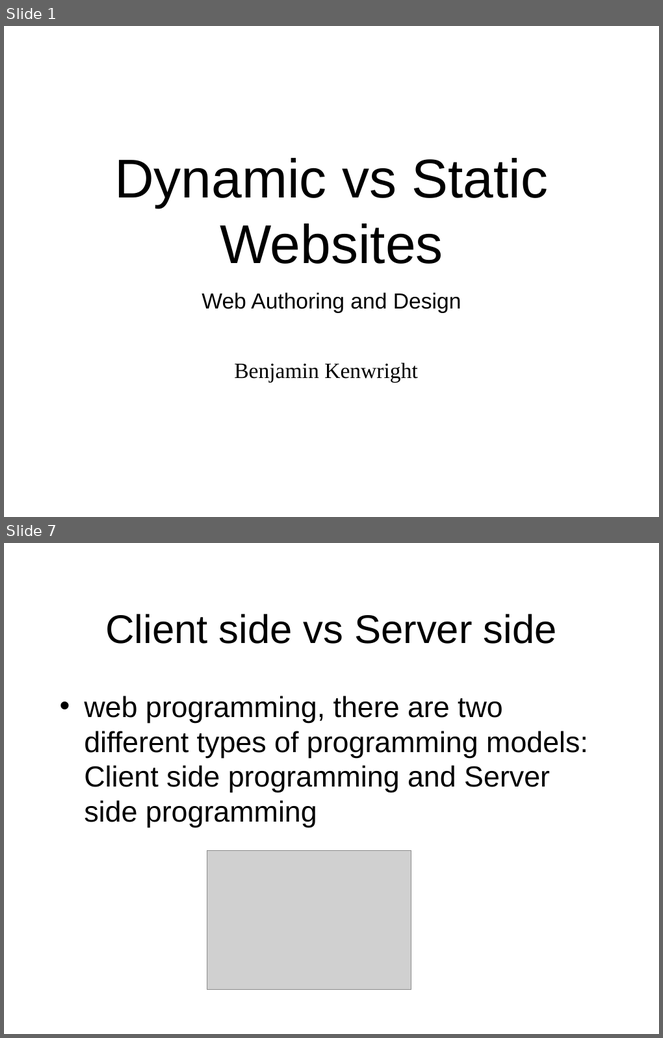
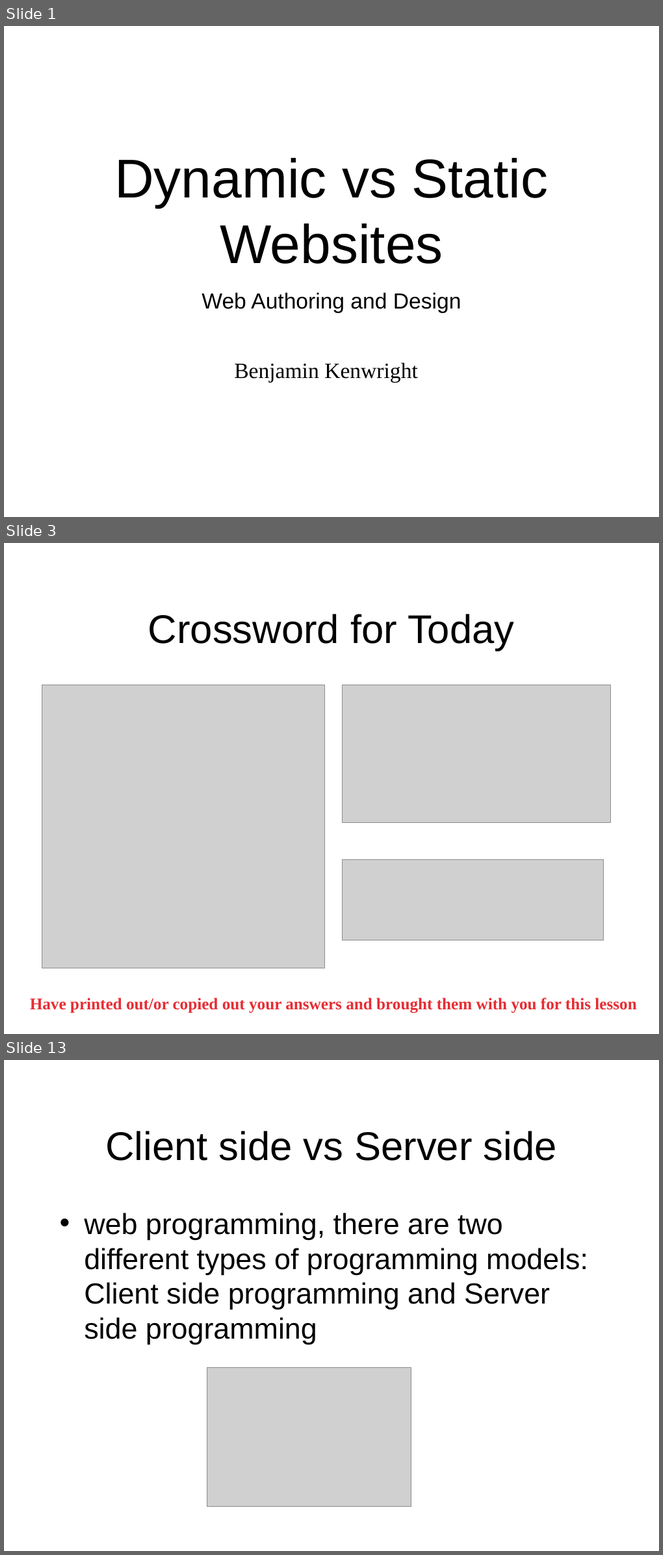
Before and after one commit to octaviordz/zjnu2017.github.io, a slide deck: WAD/lectures/080--Dynamic.vs.Static.Websites.pptx. Shown one above the other, each under a label of ours: slides 1 and 7 before the commit, slides 1, 3 and 13 after it; the slides between them are not shown. The pictures are 663x1038 and 663x1555 pixels, drawn with LibreOffice and Linux fonts; fonts in the diff are those of the drawing; grey boxes stand for pictures. Boxes give left, top, right and bottom in pixels: in the first picture for what was removed or moved away, otherwise in the second. Text is boxed around its words. In the diff, an @@ line names an element or a change of style, - is before the commit and + after.

```diff
--- a/WAD/lectures/080--Dynamic.vs.Static.Websites.pptx
+++ b/WAD/lectures/080--Dynamic.vs.Static.Websites.pptx
@@ slide 3 added at <box>4,543,659,1034</box>, background #FFFFFF @@
@@ title added at <box>148,614,514,651</box>, 44 pt, text #000000 @@
+Crossword for Today
@@ picture added at <box>42,685,324,968</box> @@
@@ picture added at <box>343,685,610,823</box> @@
@@ picture added at <box>343,860,604,940</box> @@
@@ text added at <box>30,998,636,1014</box>, 18 pt, text #E62D33, bold @@
+Have printed out/or copied out your answers and brought them with you for this lesson
@@ what was slide 7 is now slide 13 @@
```
Also in this commit, not shown: 5 slides changed, 5 other slides added.
